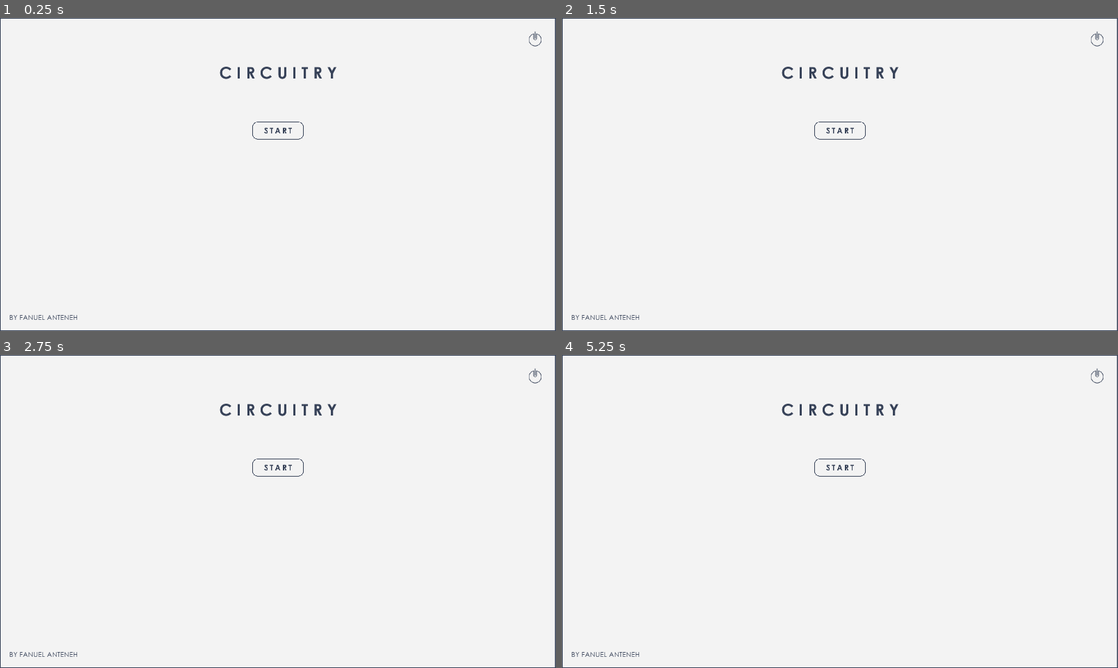
Above: before the commit, frames 1-4 (two rows, left to right).
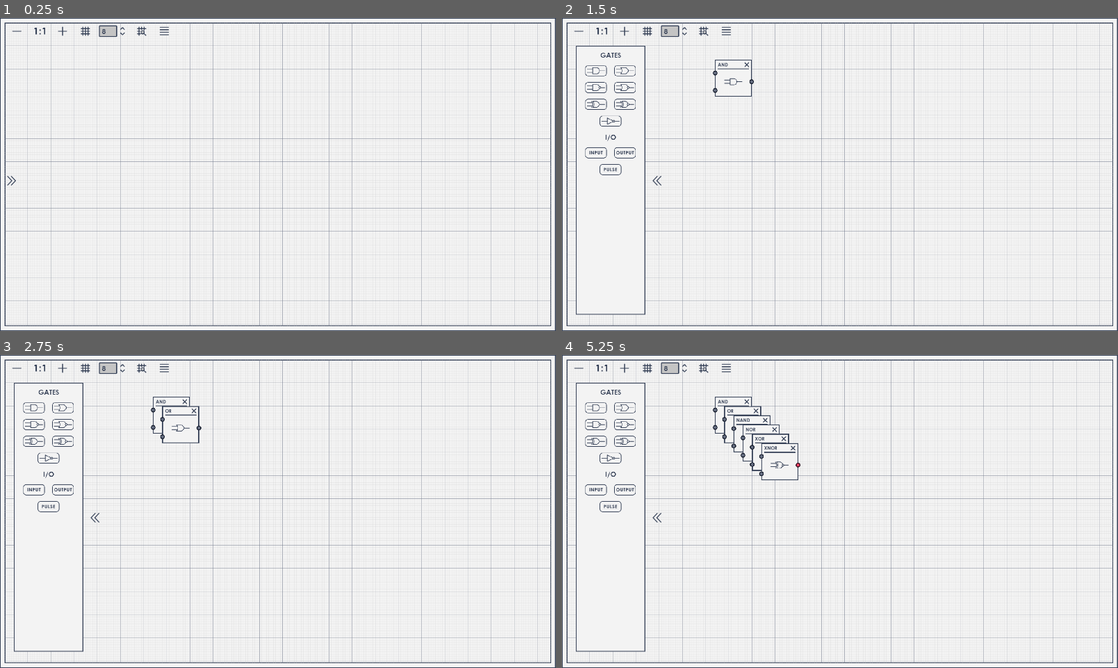
Above: after the commit, the same moments.

Repository: FanuelAnte/Circuitry
Game: Godot game, scene res://Scenes/MainGame.tscn
The game is run twice, just before and just after one commit, with the same random seed, the same clock (stepped at 60 frames per second) and the same inputs. Before the commit the project starts from res://Scenes/MainMenu.tscn.
Inputs (mouse positions are in pixels of both pictures, inside the frame that each line leads up to):
- Up to frame 1 (0.25 s): no input
- Up to frame 2 (1.5 s): click (573, 180) at 0.52 s; click (595, 71) at 1.27 s
- Up to frame 3 (2.75 s): click (61, 408) at 2.02 s
- Up to frame 4 (5.25 s): click (595, 423) at 2.77 s; click (623, 423) at 3.52 s; click (595, 442) at 4.27 s; click (623, 442) at 5.02 s

The runs differ from the first frame. In frame 1, 5.6% of the frame differs, in the area x 0-100%, y 1-99%; in frame 2, 6.2%; in frame 3, 6.3%; in frame 4, 6.7%.

Commit message:
We have a pulse

Diff:
--- a/Assets/Themes/Theme.tres
+++ b/Assets/Themes/Theme.tres
@@ -14,6 +14,9 @@
 [ext_resource path="res://Assets/Images/Buttons/ON.png" type="Texture" id=12]
 [ext_resource path="res://Assets/Images/Buttons/ONd.png" type="Texture" id=13]
 [ext_resource path="res://Assets/Images/Buttons/OFFd.png" type="Texture" id=14]
+[ext_resource path="res://Assets/Images/GraphNode/SliderHandle.png" type="Texture" id=15]
+[ext_resource path="res://Assets/Images/GraphNode/SliderHandleD.png" type="Texture" id=16]
+[ext_resource path="res://Assets/Images/GraphNode/SliderHandleA.png" type="Texture" id=17]
 
 [sub_resource type="DynamicFont" id=1]
 size = 36
@@ -62,6 +65,34 @@
 
 [sub_resource type="StyleBoxFlat" id=6]
 bg_color = Color( 0.627451, 0.576471, 0.576471, 0 )
+
+[sub_resource type="StyleBoxFlat" id=19]
+bg_color = Color( 0.952941, 0.952941, 0.952941, 1 )
+border_width_left = 2
+border_width_top = 2
+border_width_right = 2
+border_width_bottom = 2
+border_color = Color( 0.215686, 0.258824, 0.345098, 1 )
+corner_radius_top_left = 3
+corner_radius_top_right = 3
+corner_radius_bottom_right = 3
+corner_radius_bottom_left = 3
+expand_margin_top = 2.0
+expand_margin_bottom = 2.0
+
+[sub_resource type="StyleBoxFlat" id=20]
+bg_color = Color( 0.952941, 0.952941, 0.952941, 1 )
+border_width_left = 2
+border_width_top = 2
+border_width_right = 2
+border_width_bottom = 2
+border_color = Color( 0.215686, 0.258824, 0.345098, 1 )
+corner_radius_top_left = 3
+corner_radius_top_right = 3
+corner_radius_bottom_right = 3
+corner_radius_bottom_left = 3
+expand_margin_top = 2.0
+expand_margin_bottom = 2.0
 
 [sub_resource type="DynamicFont" id=11]
 size = 24
@@ -136,6 +167,12 @@
 HScrollBar/styles/grabber_pressed = SubResource( 5 )
 HScrollBar/styles/scroll = SubResource( 6 )
 HScrollBar/styles/scroll_focus = SubResource( 6 )
+HSlider/icons/grabber = ExtResource( 15 )
+HSlider/icons/grabber_disabled = ExtResource( 16 )
+HSlider/icons/grabber_highlight = ExtResource( 17 )
+HSlider/styles/grabber_area = SubResource( 19 )
+HSlider/styles/grabber_area_highlight = SubResource( 19 )
+HSlider/styles/slider = SubResource( 20 )
 Label/colors/font_color = Color( 0.215686, 0.258824, 0.345098, 1 )
 Label/fonts/font = SubResource( 11 )
 LineEdit/colors/font_color = Color( 0.215686, 0.258824, 0.345098, 1 )
--- a/Scenes/Gate.gd
+++ b/Scenes/Gate.gd
@@ -9,6 +9,7 @@
 var gate_types = ["AND", "OR", "NAND", "NOR", "XOR", "XNOR"]
 
 func _ready():
+	set_icon(self.title)
 	if title == "NOT":
 		set_slot(1, false, 0, Color("6a7285"), false, 0, Color("6a7285"))
 		set_slot(2, true, 0, Color("6a7285"), true, 0, Color("f74464"))
@@ -58,7 +59,6 @@
 		if conn["to"] == self.name:
 			input_values[conn["to_port"]] = conn["data"]
 
-#			input_values.append(conn["data"])
 
 func execute():
 	get_input_values()
--- a/Scenes/Globals.gd
+++ b/Scenes/Globals.gd
@@ -3,4 +3,4 @@
 var connections
 
 func _ready():
-	pass # Replace with function body.
+	pass
--- a/Scenes/IO.gd
+++ b/Scenes/IO.gd
@@ -1,31 +1,42 @@
 extends GraphNode
 
 onready var toggle = $toggle
+onready var freq_timer = $Timer
+onready var freq_lbl = $FreqLbl
+onready var freq_slider = $Freq
 
-var io_type
+#var self.title
 var io_value = 0
 var type = "io"
 
 func _ready():
-	if io_type == "INPUT":
+	if self.title == "INPUT":
 		set_slot(1, false, 0, Color("6a7285"), true, 0, Color("f74464"))
-	elif io_type == "OUTPUT":
+
+	elif self.title == "PULSE":
+		toggle.disabled = true
+		set_slot(1, false, 0, Color("6a7285"), true, 0, Color("f74464"))
+		freq_slider.editable = true
+		freq_lbl.set_text(str(freq_timer.wait_time))
+
+	elif self.title == "OUTPUT":
 		toggle.disabled = true
 		set_slot(1, true, 0, Color("6a7285"), false, 0, Color("f74464"))
 
 func _process(delta):
 	toggle.set_text(str(io_value))
 	if io_value == 1:
-		if io_type == "INPUT":
+		if self.title == "INPUT" or self.title == "PULSE":
 			set_slot_color_right(1, Color("f74464"))
 
-		elif io_type == "OUTPUT":
+		elif self.title == "OUTPUT":
 			set_slot_color_left(1, Color("f74464"))
+
 	elif io_value == 0:
-		if io_type == "INPUT":
+		if self.title == "INPUT" or self.title == "PULSE":
 			set_slot_color_right(1, Color("6a7285"))
 
-		elif io_type == "OUTPUT":
+		elif self.title == "OUTPUT":
 			set_slot_color_left(1, Color("6a7285"))
 
 func _on_IO_close_request():
@@ -33,7 +44,6 @@
 
 func execute():
 	for conn in Globals.connections:
-#		if self.name in conn.values():
 		if conn["to"] == self.name:
 			io_value = conn["data"]
 
@@ -42,3 +52,14 @@
 		io_value = 1
 	else:
 		io_value = 0
+
+func _on_Freq_value_changed(value):
+	freq_lbl.set_text(str(value))
+	freq_timer.wait_time = value
+
+func _on_Timer_timeout():
+	if self.title == "PULSE":
+		if io_value == 1:
+			io_value = 0
+		elif io_value == 0:
+			io_value = 1
--- a/Scenes/IO.tscn
+++ b/Scenes/IO.tscn
@@ -5,7 +5,7 @@
 
 [node name="IO" type="GraphNode" groups=["io", "nodes"]]
 margin_right = 128.0
-margin_bottom = 128.0
+margin_bottom = 204.0
 theme = ExtResource( 1 )
 title = "I/O"
 show_close = true
@@ -21,6 +21,24 @@
 slot/1/right_enabled = true
 slot/1/right_type = 0
 slot/1/right_color = Color( 0.968627, 0.266667, 0.392157, 1 )
+slot/2/left_enabled = false
+slot/2/left_type = 0
+slot/2/left_color = Color( 1, 1, 1, 1 )
+slot/2/right_enabled = false
+slot/2/right_type = 0
+slot/2/right_color = Color( 1, 1, 1, 1 )
+slot/3/left_enabled = false
+slot/3/left_type = 0
+slot/3/left_color = Color( 1, 1, 1, 1 )
+slot/3/right_enabled = false
+slot/3/right_type = 0
+slot/3/right_color = Color( 1, 1, 1, 1 )
+slot/4/left_enabled = false
+slot/4/left_type = 0
+slot/4/left_color = Color( 1, 1, 1, 1 )
+slot/4/right_enabled = false
+slot/4/right_type = 0
+slot/4/right_color = Color( 1, 1, 1, 1 )
 script = ExtResource( 2 )
 
 [node name="Panel" type="Panel" parent="."]
@@ -39,5 +57,36 @@
 text = "1"
 expand_icon = true
 
+[node name="FreqLbl" type="Label" parent="."]
+margin_left = 10.0
+margin_top = 131.0
+margin_right = 118.0
+margin_bottom = 162.0
+text = "0"
+align = 1
+
+[node name="Freq" type="HSlider" parent="."]
+margin_left = 10.0
+margin_top = 175.0
+margin_right = 118.0
+margin_bottom = 191.0
+min_value = 0.1
+max_value = 2.0
+step = 0.1
+value = 1.0
+editable = false
+scrollable = false
+
+[node name="Control" type="Control" parent="."]
+margin_left = 10.0
+margin_top = 204.0
+margin_right = 118.0
+margin_bottom = 204.0
+
+[node name="Timer" type="Timer" parent="."]
+autostart = true
+
 [connection signal="close_request" from="." to="." method="_on_IO_close_request"]
 [connection signal="toggled" from="toggle" to="." method="_on_toggle_toggled"]
+[connection signal="value_changed" from="Freq" to="." method="_on_Freq_value_changed"]
+[connection signal="timeout" from="Timer" to="." method="_on_Timer_timeout"]
--- a/Scenes/MainGame.gd
+++ b/Scenes/MainGame.gd
@@ -1,64 +1,64 @@
 extends Control
 
 onready var graph = $GraphEdit
+onready var tween = $Left/Tween
+onready var left_drawer = $Left
+onready var drawer_btn = $Left/Drawer
 
 var gate_scene = load("res://Scenes/Gate.tscn")
 var io_scene = load("res://Scenes/IO.tscn")
 var offset_vector = Vector2(32, 32)
-var init_pos = Vector2(64, 64)
+var init_pos = Vector2(512, 128)
 var node_index = 0
+var left_drawer_out = false
 
 func _ready():
 	pass
 
-func add_io(name):
+func add_node(name, type):
 	if node_index > 10:
 		node_index = 0
 		init_pos = init_pos + Vector2(0, 64)
-	var node = io_scene.instance()
+	var node
+	if type == "IO":
+		node = io_scene.instance()
+#		node.io_type = name
+	elif type == "Gate":
+		node = gate_scene.instance()
 	node.offset += init_pos + (node_index * offset_vector)
 	node.title = name
-	node.io_type = name
 	graph.add_child(node)
 	node_index += 1
 
-func add_gate(name):
-	if node_index > 10:
-		node_index = 0
-		init_pos = init_pos + Vector2(0, 64)
-	var node = gate_scene.instance()
-	node.offset += init_pos + (node_index * offset_vector)
-	node.title = name
-	graph.add_child(node)
-	node.set_icon(name)
-	node_index += 1
-
 func _on_AND_pressed():
-	add_gate("AND")
+	add_node("AND", "Gate")
 
 func _on_OR_pressed():
-	add_gate("OR")
+	add_node("OR", "Gate")
 
 func _on_NAND_pressed():
-	add_gate("NAND")
+	add_node("NAND", "Gate")
 
 func _on_NOR_pressed():
-	add_gate("NOR")
+	add_node("NOR", "Gate")
 
 func _on_XOR_pressed():
-	add_gate("XOR")
+	add_node("XOR", "Gate")
 
 func _on_XNOR_pressed():
-	add_gate("XNOR")
+	add_node("XNOR", "Gate")
 
 func _on_NOT_pressed():
-	add_gate("NOT")
+	add_node("NOT", "Gate")
 
 func _on_IN_pressed():
-	add_io("INPUT")
+	add_node("INPUT", "IO")
 
 func _on_OUT_pressed():
-	add_io("OUTPUT")
+	add_node("OUTPUT", "IO")
+
+func _on_PULSE_pressed():
+	add_node("PULSE", "IO")
 
 func _on_GraphEdit_connection_request(from, from_slot, to, to_slot):
 	for con in graph.get_connection_list():
@@ -95,3 +95,17 @@
 
 func _on_MenuBtn_pressed():
 	get_tree().change_scene("res://Scenes/MainMenu.tscn")
+
+func drawer_tween():
+	if left_drawer_out:
+		tween.interpolate_property(left_drawer, "rect_position", Vector2(48, 96), Vector2(-240, 96), 0.1, Tween.TRANS_SINE, Tween.EASE_IN)
+		left_drawer_out = false
+		drawer_btn.flip_h = false
+	else:
+		tween.interpolate_property(left_drawer, "rect_position", Vector2(-240, 96), Vector2(48, 96), 0.1, Tween.TRANS_SINE, Tween.EASE_IN)
+		left_drawer_out = true
+		drawer_btn.flip_h = true
+	tween.start()
+
+func _on_Drawer_pressed():
+	drawer_tween()
--- a/Scenes/MainGame.tscn
+++ b/Scenes/MainGame.tscn
@@ -23,6 +23,10 @@
 [ext_resource path="res://Assets/Images/Gates/INPUT.png" type="Texture" id=21]
 [ext_resource path="res://Assets/Images/Buttons/Menu.png" type="Texture" id=22]
 [ext_resource path="res://Assets/Images/Buttons/Menup.png" type="Texture" id=23]
+[ext_resource path="res://Assets/Images/Buttons/Drawer.png" type="Texture" id=24]
+[ext_resource path="res://Assets/Images/Buttons/Drawerp.png" type="Texture" id=25]
+[ext_resource path="res://Assets/Images/Gates/PULSEp.png" type="Texture" id=26]
+[ext_resource path="res://Assets/Images/Gates/PULSE.png" type="Texture" id=27]
 
 [node name="MainGame" type="Control" groups=["main"]]
 anchor_right = 1.0
@@ -37,7 +41,7 @@
 [node name="GraphEdit" type="GraphEdit" parent="."]
 anchor_right = 1.0
 anchor_bottom = 1.0
-margin_left = 272.0
+margin_left = 16.0
 margin_top = 16.0
 margin_right = -16.0
 margin_bottom = -16.0
@@ -45,15 +49,14 @@
 snap_distance = 8
 zoom_min = 0.2
 zoom_max = 1.0
-zoom_step = 1.3
+zoom_step = 1.05
 minimap_enabled = false
 minimap_opacity = 0.5
 
 [node name="Left" type="Control" parent="."]
-margin_left = 16.0
-margin_top = 16.0
-margin_right = 256.0
-margin_bottom = 1064.0
+margin_left = -240.0
+margin_top = 96.0
+margin_bottom = 1024.0
 
 [node name="LeftPanel" type="Panel" parent="Left"]
 anchor_right = 1.0
@@ -181,6 +184,20 @@
 texture_normal = ExtResource( 19 )
 texture_pressed = ExtResource( 20 )
 
+[node name="Buttons7" type="HBoxContainer" parent="Left/LeftPanel/Gates"]
+margin_top = 392.0
+margin_right = 208.0
+margin_bottom = 430.0
+custom_constants/separation = 25
+alignment = 1
+
+[node name="PULSE" type="TextureButton" parent="Left/LeftPanel/Gates/Buttons7"]
+margin_left = 66.0
+margin_right = 141.0
+margin_bottom = 38.0
+texture_normal = ExtResource( 27 )
+texture_pressed = ExtResource( 26 )
+
 [node name="Label3" type="Label" parent="Left/LeftPanel/Gates"]
 visible = false
 margin_top = 392.0
@@ -192,9 +209,9 @@
 
 [node name="Buttons6" type="HBoxContainer" parent="Left/LeftPanel/Gates"]
 visible = false
-margin_top = 443.0
-margin_right = 208.0
-margin_bottom = 481.0
+margin_top = 392.0
+margin_right = 208.0
+margin_bottom = 430.0
 custom_constants/separation = 25
 alignment = 1
 
@@ -205,8 +222,22 @@
 texture_normal = ExtResource( 21 )
 texture_pressed = ExtResource( 4 )
 
+[node name="Drawer" type="TextureButton" parent="Left"]
+anchor_left = 1.0
+anchor_top = 0.5
+anchor_right = 1.0
+anchor_bottom = 0.5
+margin_left = 24.0
+margin_top = -16.5
+margin_right = 54.0
+margin_bottom = 16.5
+texture_normal = ExtResource( 24 )
+texture_pressed = ExtResource( 25 )
+
+[node name="Tween" type="Tween" parent="Left"]
+
 [node name="Palette" type="Sprite" parent="."]
-position = Vector2( -242, 288 )
+position = Vector2( -544, 288 )
 texture = ExtResource( 1 )
 
 [node name="Timer" type="Timer" parent="."]
@@ -216,10 +247,10 @@
 [node name="MenuBtn" type="TextureButton" parent="."]
 anchor_left = 1.0
 anchor_right = 1.0
-margin_left = -101.0
-margin_top = 40.0
-margin_right = -40.0
-margin_bottom = 101.0
+margin_left = -1376.0
+margin_top = 22.0
+margin_right = -1330.0
+margin_bottom = 68.0
 texture_normal = ExtResource( 22 )
 texture_pressed = ExtResource( 23 )
 
@@ -234,6 +265,8 @@
 [connection signal="pressed" from="Left/LeftPanel/Gates/Buttons4/NOT" to="." method="_on_NOT_pressed"]
 [connection signal="pressed" from="Left/LeftPanel/Gates/Buttons5/IN" to="." method="_on_IN_pressed"]
 [connection signal="pressed" from="Left/LeftPanel/Gates/Buttons5/OUT" to="." method="_on_OUT_pressed"]
+[connection signal="pressed" from="Left/LeftPanel/Gates/Buttons7/PULSE" to="." method="_on_PULSE_pressed"]
 [connection signal="pressed" from="Left/LeftPanel/Gates/Buttons6/RUN" to="." method="_on_RUN_pressed"]
+[connection signal="pressed" from="Left/Drawer" to="." method="_on_Drawer_pressed"]
 [connection signal="timeout" from="Timer" to="." method="_on_Timer_timeout"]
 [connection signal="pressed" from="MenuBtn" to="." method="_on_MenuBtn_pressed"]
--- /dev/null
+++ b/Scenes/Problems.tscn
@@ -0,0 +1,12 @@
+[gd_scene load_steps=2 format=2]
+
+[ext_resource path="res://Assets/Themes/Theme.tres" type="Theme" id=1]
+
+[node name="Problems" type="Control"]
+anchor_right = 1.0
+anchor_bottom = 1.0
+theme = ExtResource( 1 )
+
+[node name="Panel" type="Panel" parent="."]
+anchor_right = 1.0
+anchor_bottom = 1.0
--- a/project.godot
+++ b/project.godot
@@ -11,7 +11,7 @@
 [application]
 
 config/name="Circuitry"
-run/main_scene="res://Scenes/MainMenu.tscn"
+run/main_scene="res://Scenes/MainGame.tscn"
 boot_splash/show_image=false
 boot_splash/bg_color=Color( 0.952941, 0.952941, 0.952941, 1 )
 config/icon="res://icon.png"
Binary file added: Assets/Images/Buttons/Drawer.png
Not shown, added: Assets/Images/Buttons/Drawer.png.import
Binary file added: Assets/Images/Buttons/Drawerp.png
Not shown, added: Assets/Images/Buttons/Drawerp.png.import
Binary file changed: Assets/Images/Buttons/Menu.png
Binary file changed: Assets/Images/Buttons/Menup.png
Binary file added: Assets/Images/Gates/PULSE.png
Not shown, added: Assets/Images/Gates/PULSE.png.import
Binary file added: Assets/Images/Gates/PULSEp.png
Not shown, added: Assets/Images/Gates/PULSEp.png.import
Binary file added: Assets/Images/GraphNode/SliderHandle.png
Not shown, added: Assets/Images/GraphNode/SliderHandle.png.import
(and 6 more such lines)
